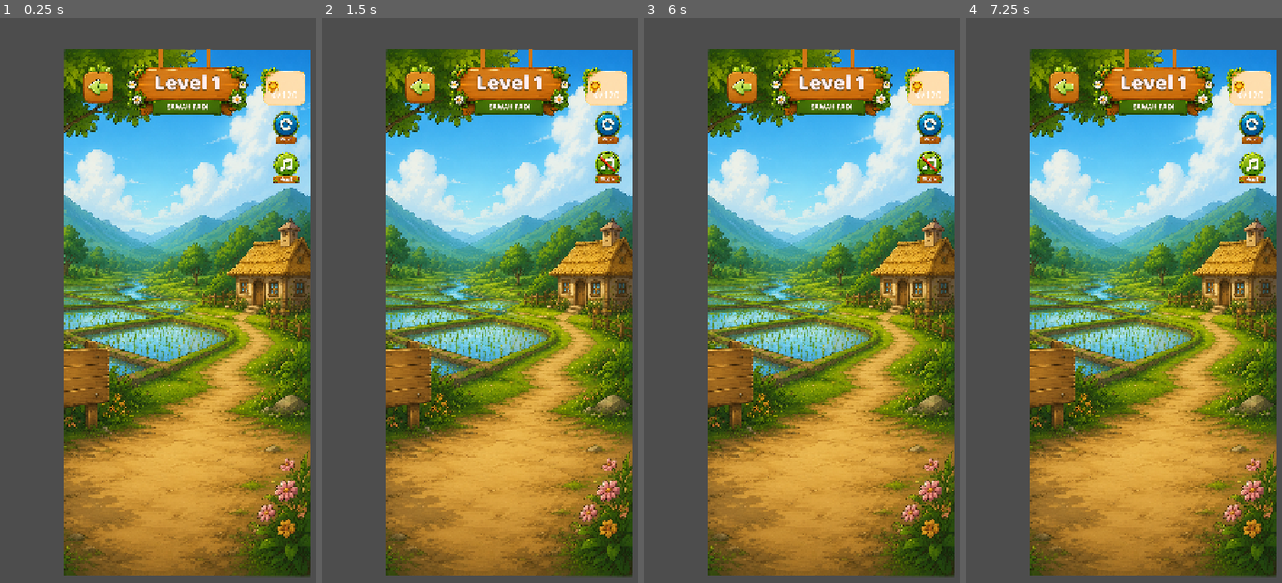
Above: before the commit, frames 1-4 (left to right).
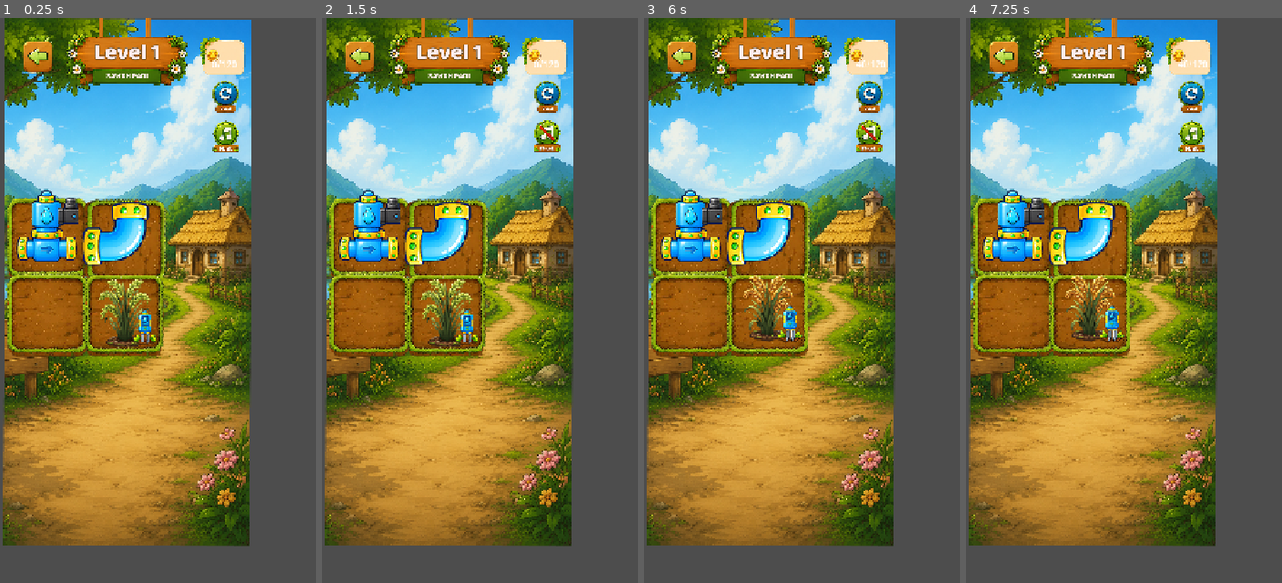
Above: after the commit, the same moments.

Repository: elsa127/agri-defender-game
Game: Godot game, scene res://scenes/GamePlay/game_play.tscn
Same seed, same stepped clock (60 frames per second), same inputs: the game is played once before the commit and once after it. The project has no main scene, so this scene is started directly.
Inputs (mouse positions are in pixels of both pictures, inside the frame that each line leads up to; where the layout moved, square brackets give the same spot in the first picture):
- Up to frame 1 (0.25 s): no input
- Up to frame 2 (1.5 s): click (549, 136) [609, 170] at 0.5 s; click (359, 51) [419, 85] at 1.25 s
- Up to frame 3 (6 s): click (871, 136) [931, 170] at 2 s; click (681, 51) [741, 85] at 2.75 s; click (871, 136) [931, 170] at 3.5 s; click (681, 51) [741, 85] at 4.25 s; click (868, 97) [928, 125] at 5 s; tap Enter (ui_accept) at 5.75 s; move the mouse to (937, 345) at 5.77 s; hold Tab (ui_focus_next) from 5.78 s (still down); click (937, 345) at 5.92 s
- Up to frame 4 (7.25 s): tap Enter (ui_accept) at 6.02, 6.05, 6.32, 6.5, 6.6, 6.77, 7.07 s; move the mouse to (1089, 419) at 6.52 s; release Tab (ui_focus_next) at 6.53 s; click (1089, 419) at 6.67 s; tap Tab (ui_focus_next) at 6.8 s

The runs differ from the first frame. In frame 1, 87% of the frame differs, in the area x 0-99%, y 0-100%; in frame 2, 87%; in frame 3, 87%; in frame 4, 87%.

Commit message:
logika grid ok

Diff:
--- a/scenes/GamePlay/GamePlay.gd
+++ b/scenes/GamePlay/GamePlay.gd
@@ -1,6 +1,6 @@
 extends Node2D
 
-# Slot Export Visual untuk Gambar Board Level (Godot 4.x)
+# Slot Export Visual untuk Gambar Board Level di Inspector
 @export var gambar_level_1: Texture2D
 @export var gambar_level_2: Texture2D
 @export var gambar_level_3: Texture2D
@@ -8,6 +8,26 @@
 # Load aset gambar musik hidup/mati
 @onready var gambar_musik_hidup = preload("res://asset_gambar/gambar_button/button_musik_hidup.png")
 @onready var gambar_musik_mati = preload("res://asset_gambar/gambar_button/button_musik_mati.png")
+
+# =================================================================
+# 1. DEKLARASI ASET SCENE KEPINGAN GRID
+# =================================================================
+const PIPA_LURUS = preload("res://scenes/scene_pipa/pipa_lurus.tscn")
+const PIPA_SIKU = preload("res://scenes/scene_pipa/pipa_siku.tscn")
+const PIPA_T = preload("res://scenes/scene_pipa/pipa_t.tscn")
+const PIPA_X = preload("res://scenes/scene_pipa/pipa_x.tscn")
+const VALVE = preload("res://scenes/scene_pipa/solenoid_valve.tscn") # Hulu air (soil.png)
+const SOIL = preload("res://scenes/tanaman/tanahkosong.tscn")       # Tanah kosong statis
+const TANAMAN = preload("res://scenes/tanaman/tanaman.tscn")         # Induk tanaman pintar
+
+# Referensi untuk mencatat objek tanaman yang sedang aktif di layar
+var objek_tanaman_aktif: Node2D = null
+
+# =================================================================
+# CONFIGURATION GRID (Ramping & Geser Kiri untuk Ruang UI Kanan)
+# =================================================================
+var grid_pixel_size = 135 # Jarak antar kotak dikecilkan agar rapat dan hemat tempat
+var grid_offset = Vector2(190, 440) # Digeser ke kiri (110) untuk space barometer di kanan
 
 const DATA_LEVEL = {
 	1: {
@@ -16,7 +36,14 @@
 		"target_suhu": 30,
 		"target_kelembapan": 60,
 		"suhu_awal": 45,
-		"kelembapan_awal": 20
+		"kelembapan_awal": 20,
+		"pipes": [
+			# Susunan Map Level 1 (2x2)
+			{"x": 0, "y": 0, "jenis": "VALVE", "rotasi": 0},    # Pintu Air Start (Kiri Atas)
+			{"x": 1, "y": 0, "jenis": "SIKU", "rotasi": 90},    # Pipa Belok (Kanan Atas)
+			{"x": 0, "y": 1, "jenis": "SOIL", "rotasi": 0},     # Tanah Kosong (Kiri Bawah)
+			{"x": 1, "y": 1, "jenis": "TANAMAN", "rotasi": 0}   # Padi Mentah (Kanan Bawah)
+		]
 	},
 	2: {
 		"nama_tanaman": "Tomat Ceri",
@@ -24,7 +51,19 @@
 		"target_suhu": 24,
 		"target_kelembapan": 75,
 		"suhu_awal": 15,
-		"kelembapan_awal": 90
+		"kelembapan_awal": 90,
+		"pipes": [
+			# Susunan Map Level 2 (3x3)
+			{"x": 0, "y": 0, "jenis": "VALVE", "rotasi": 0},
+			{"x": 1, "y": 0, "jenis": "LURUS", "rotasi": 90},
+			{"x": 2, "y": 0, "jenis": "SIKU", "rotasi": 90},
+			{"x": 0, "y": 1, "jenis": "LURUS", "rotasi": 0},
+			{"x": 1, "y": 1, "jenis": "SOIL", "rotasi": 0},
+			{"x": 2, "y": 1, "jenis": "LURUS", "rotasi": 0},
+			{"x": 0, "y": 2, "jenis": "SIKU", "rotasi": 270},
+			{"x": 1, "y": 2, "jenis": "LURUS", "rotasi": 90},
+			{"x": 2, "y": 2, "jenis": "TANAMAN", "rotasi": 0}
+		]
 	},
 	3: {
 		"nama_tanaman": "Jagung",
@@ -32,14 +71,27 @@
 		"target_suhu": 28,
 		"target_kelembapan": 55,
 		"suhu_awal": 50,
-		"kelembapan_awal": 10
+		"kelembapan_awal": 10,
+		"pipes": [
+			# Susunan Map Level 3 (3x3)
+			{"x": 0, "y": 0, "jenis": "VALVE", "rotasi": 90},
+			{"x": 1, "y": 0, "jenis": "SIKU", "rotasi": 0},
+			{"x": 2, "y": 0, "jenis": "SOIL", "rotasi": 0},
+			{"x": 0, "y": 1, "jenis": "SIKU", "rotasi": 90},
+			{"x": 1, "y": 1, "jenis": "LURUS", "rotasi": 0},
+			{"x": 2, "y": 1, "jenis": "SIKU", "rotasi": 180},
+			{"x": 0, "y": 2, "jenis": "SOIL", "rotasi": 0},
+			{"x": 1, "y": 2, "jenis": "SIKU", "rotasi": 270},
+			{"x": 2, "y": 2, "jenis": "TANAMAN", "rotasi": 0}
+		]
 	}
 }
 
-# Manajemen Level & Status
+# Manajemen Level & Status Game
 var level_sekarang: int = 1
 var suhu_saat_ini: int = 0
 var kelembapan_saat_ini: int = 0
+var level_selesai: bool = false
 
 # Sistem Koin
 var koin_sekarang: int = 0
@@ -49,10 +101,8 @@
 var musik_aktif: bool = true
 
 # =================================================================
-# SAKLAR LOGIKA SIMULASI (TUGAS LANGKAH 5)
-# =================================================================
-# Karena langkah 3 & 4 belum selesai dikerjakan temanmu, ubah variabel
-# di bawah ini menjadi true/false secara manual untuk mengetes sistemmu!
+# SAKLAR LOGIKA SIMULASI (UNTUK TESTING TUGAS LANGKAH 5)
+# =================================================================
 var simulasi_pipa_tersambung: bool = false
 var simulasi_suhu_sudah_pas: bool = false
 var simulasi_kelembapan_sudah_pas: bool = false
@@ -67,8 +117,18 @@
 		return
 
 	var data = DATA_LEVEL[nomor_level]
-
-	# Mengganti gambar board berdasarkan slot export di Inspector
+	level_selesai = false
+	objek_tanaman_aktif = null
+
+	# Sembunyikan papan selamat jika ada
+	if has_node("PapanSelamat"):
+		$PapanSelamat.visible = false
+
+	# 1. BERSIHKAN PENGHUNI GRID SEBELUMNYA
+	for child in $PipeGrid.get_children():
+		child.queue_free()
+
+	# 2. GANTI GAMBAR BOARD UTAMA DI ATAS
 	if nomor_level == 1 and gambar_level_1:
 		$BoardLv1.texture = gambar_level_1
 	elif nomor_level == 2 and gambar_level_2:
@@ -79,11 +139,55 @@
 	suhu_saat_ini = data["suhu_awal"]
 	kelembapan_saat_ini = data["kelembapan_awal"]
 
-	# Update tampilan awal koin saat level dimuat
+	# Update Tampilan Skor Koin UI
 	$InterfaceUI/PnlKoin/TxtKoin.text = str(koin_sekarang) + "/" + str(target_koin)
 
+	# 3. GENERATOR OBJEK GRID OTOMATIS
+	if data.has("pipes"):
+		for pipe_info in data["pipes"]:
+			var objek_baru = null
+
+			match pipe_info["jenis"]:
+				"LURUS":
+					objek_baru = PIPA_LURUS.instantiate()
+				"SIKU":
+					objek_baru = PIPA_SIKU.instantiate()
+				"VALVE":
+					objek_baru = VALVE.instantiate()
+				"SOIL":
+					objek_baru = SOIL.instantiate()
+				"TANAMAN":
+					objek_baru = TANAMAN.instantiate()
+					objek_tanaman_aktif = objek_baru
+
+			if objek_baru:
+				# Kalkulasi posisi koordinat grid ke koordinat pixel layar
+				var posisi_pixel_x = (pipe_info["x"] * grid_pixel_size) + grid_offset.x
+				var posisi_pixel_y = (pipe_info["y"] * grid_pixel_size) + grid_offset.y
+
+				objek_baru.position = Vector2(posisi_pixel_x, posisi_pixel_y)
+
+				# AUTO-SCALE: Dikecilkan secara proporsional agar hemat ruang
+				objek_baru.scale = Vector2(1.9, 1.9)
+
+				# Set jenis variasi visual tanaman (Padi/Tomat/Jagung)
+				if pipe_info["jenis"] == "TANAMAN" and objek_baru.has_method("set_jenis_tanaman"):
+					objek_baru.set_jenis_tanaman(data["nama_tanaman"])
+
+				# Terapkan rotasi awal dari data level (Khusus tipe pipa & valve)
+				if "rotation_degrees" in objek_baru and pipe_info["jenis"] in ["LURUS", "SIKU", "VALVE"]:
+					objek_baru.rotation_degrees = pipe_info["rotasi"]
+
+				# KUNCI MUTLAK: Jika jenis kepingan adalah VALVE, matikan area deteksi kliknya
+				if pipe_info["jenis"] == "VALVE":
+					if objek_baru.has_node("Area2D"):
+						objek_baru.get_node("Area2D").input_pickable = false
+
+				$PipeGrid.add_child(objek_baru)
+
 	print("====================================")
-	print("BERHASIL MASUK: LEVEL ", nomor_level)
+	print("BERHASIL GENERATE GRID: LEVEL ", nomor_level)
+	print("Ukuran Grid: ", data["ukuran_grid"])
 	print("Tanaman Level Ini: ", data["nama_tanaman"])
 	print("====================================")
 
@@ -92,9 +196,7 @@
 # LOGIKA TOMBOL MUSIK
 # =================================================================
 func _on_btn_musik_pressed() -> void:
-	# Balikkan status saklar (On jadi Off, Off jadi On)
 	musik_aktif = not musik_aktif
-
 	if musik_aktif:
 		$InterfaceUI/BtnMusik.texture_normal = gambar_musik_hidup
 		print("Musik Menyala")
@@ -104,10 +206,12 @@
 
 
 # =================================================================
-# LOGIKA CEK KEMENANGAN & KOIN (LANGKAH 5)
+# LOGIKA CEK KEMENANGAN & KOIN
 # =================================================================
 func cek_kondisi_menang() -> void:
-	# Memeriksa 3 syarat kemenangan (sementara menggunakan saklar simulasi)
+	if level_selesai:
+		return
+
 	if simulasi_pipa_tersambung and simulasi_suhu_sudah_pas and simulasi_kelembapan_sudah_pas:
 		pemicu_menang_level()
 	else:
@@ -115,23 +219,36 @@
 
 
 func pemicu_menang_level() -> void:
+	level_selesai = true
 	print("Selamat! Kamu Menang!")
-	$PapanSelamat.visible = true # Memunculkan papan kemenangan di layar
-
-	# Setiap kali menang level, hadiah koin bertambah 40 poin
+
+	# Pemicu agar visual tanaman otomatis berubah menjadi matang
+	if objek_tanaman_aktif and objek_tanaman_aktif.has_method("ubah_ke_matang"):
+		objek_tanaman_aktif.ubah_ke_matang()
+
+	if has_node("PapanSelamat"):
+		$PapanSelamat.visible = true
+
 	koin_sekarang += 40
-
-	# Batasi agar koin tidak melebihi target maksimal game
 	if koin_sekarang > target_koin:
 		koin_sekarang = target_koin
 
-	# Perbarui teks koin di layar secara otomatis
 	$InterfaceUI/PnlKoin/TxtKoin.text = str(koin_sekarang) + "/" + str(target_koin)
-	print("Koin bertambah! Koin saat ini: ", koin_sekarang)
-
-
-# Fungsi mendengarkan tombol keyboard (Untuk tes mandiri tanpa slider & pipa)
+
+
+# =================================================================
+# FUNGSI TESTING SIMULATOR KEYBOARD
+# =================================================================
 func _input(event: InputEvent) -> void:
-	if event.is_action_pressed("ui_accept"): # Tombol SPASI
+	# Tekan SPASI untuk mengecek kondisi kemenangan saat ini
+	if event.is_action_pressed("ui_accept"):
 		print("--- MENCOBA TES CEK KEMENANGAN ---")
 		cek_kondisi_menang()
+
+	# Tekan tombol TAB (ui_focus_next) untuk simulasi paksa menang (Auto-Win)
+	if event.is_action_pressed("ui_focus_next"):
+		print("--- SIMULASI AUTO-WIN DIAKTIFKAN ---")
+		simulasi_pipa_tersambung = true
+		simulasi_suhu_sudah_pas = true
+		simulasi_kelembapan_sudah_pas = true
+		cek_kondisi_menang()
--- a/scenes/GamePlay/game_play.tscn
+++ b/scenes/GamePlay/game_play.tscn
@@ -12,6 +12,7 @@
 [ext_resource type="Texture2D" uid="uid://cs1ow7g1ma7sm" path="res://asset_gambar/gambar_board/board_selamat (1).png" id="10_6uuxa"]
 
 [node name="GamePlay" type="Node2D" unique_id=1845933922]
+position = Vector2(-106, -54)
 script = ExtResource("1_axmop")
 gambar_level_1 = ExtResource("3_ikud1")
 gambar_level_2 = ExtResource("3_fvsw3")
@@ -25,13 +26,14 @@
 position = Vector2(329, 110)
 texture = ExtResource("3_ikud1")
 
-[node name="PipaGird" type="Node2D" parent="." unique_id=2145890552]
+[node name="PipeGrid" type="Node2D" parent="." unique_id=2145890552]
 
 [node name="InterfaceUI" type="Control" parent="." unique_id=193802596]
 layout_mode = 3
 anchors_preset = 0
 offset_right = 40.0
 offset_bottom = 40.0
+metadata/_edit_use_anchors_ = true
 
 [node name="BtnMusik" type="TextureButton" parent="InterfaceUI" unique_id=494262827]
 layout_mode = 0
@@ -40,6 +42,7 @@
 offset_right = 544.0
 offset_bottom = 300.0
 texture_normal = ExtResource("6_cj1m4")
+metadata/_edit_use_anchors_ = true
 
 [node name="BtnReset" type="TextureButton" parent="InterfaceUI" unique_id=2138526220]
 layout_mode = 0
@@ -48,6 +51,7 @@
 offset_right = 526.0
 offset_bottom = 222.0
 texture_normal = ExtResource("7_dlimn")
+metadata/_edit_use_anchors_ = true
 
 [node name="BtnKembali" type="TextureButton" parent="InterfaceUI" unique_id=1338026859]
 layout_mode = 0
@@ -56,6 +60,7 @@
 offset_right = 200.0
 offset_bottom = 152.0
 texture_normal = ExtResource("8_dfb4y")
+metadata/_edit_use_anchors_ = true
 
 [node name="PnlKoin" type="TextureRect" parent="InterfaceUI" unique_id=804316896]
 layout_mode = 0
@@ -64,6 +69,7 @@
 offset_right = 543.0
 offset_bottom = 156.0
 texture = ExtResource("9_ohli0")
+metadata/_edit_use_anchors_ = true
 
 [node name="TxtKoin" type="Label" parent="InterfaceUI/PnlKoin" unique_id=1756796870]
 layout_mode = 0
@@ -72,6 +78,7 @@
 offset_right = 72.0
 offset_bottom = 62.0
 text = "0/120"
+metadata/_edit_use_anchors_ = true
 
 [node name="Sprite2D" type="Sprite2D" parent="." unique_id=1870858558]
 visible = false
--- /dev/null
+++ b/scenes/scene_pipa/solenoid_valve.tscn
@@ -0,0 +1,10 @@
+[gd_scene format=3 uid="uid://bb1c6suq3fq1m"]
+
+[ext_resource type="PackedScene" uid="uid://dd4i2r8p5l7ia" path="res://scenes/scene_pipa/pipa_t.tscn" id="1_kjgwy"]
+[ext_resource type="Texture2D" uid="uid://dpux83jo21eob" path="res://asset_gambar/gambar_pipa/soil.png" id="2_q7tvi"]
+
+[node name="Node2D" unique_id=212703674 instance=ExtResource("1_kjgwy")]
+
+[node name="Sprite2D" parent="." index="0" unique_id=690836390]
+position = Vector2(0, -5)
+texture = ExtResource("2_q7tvi")
